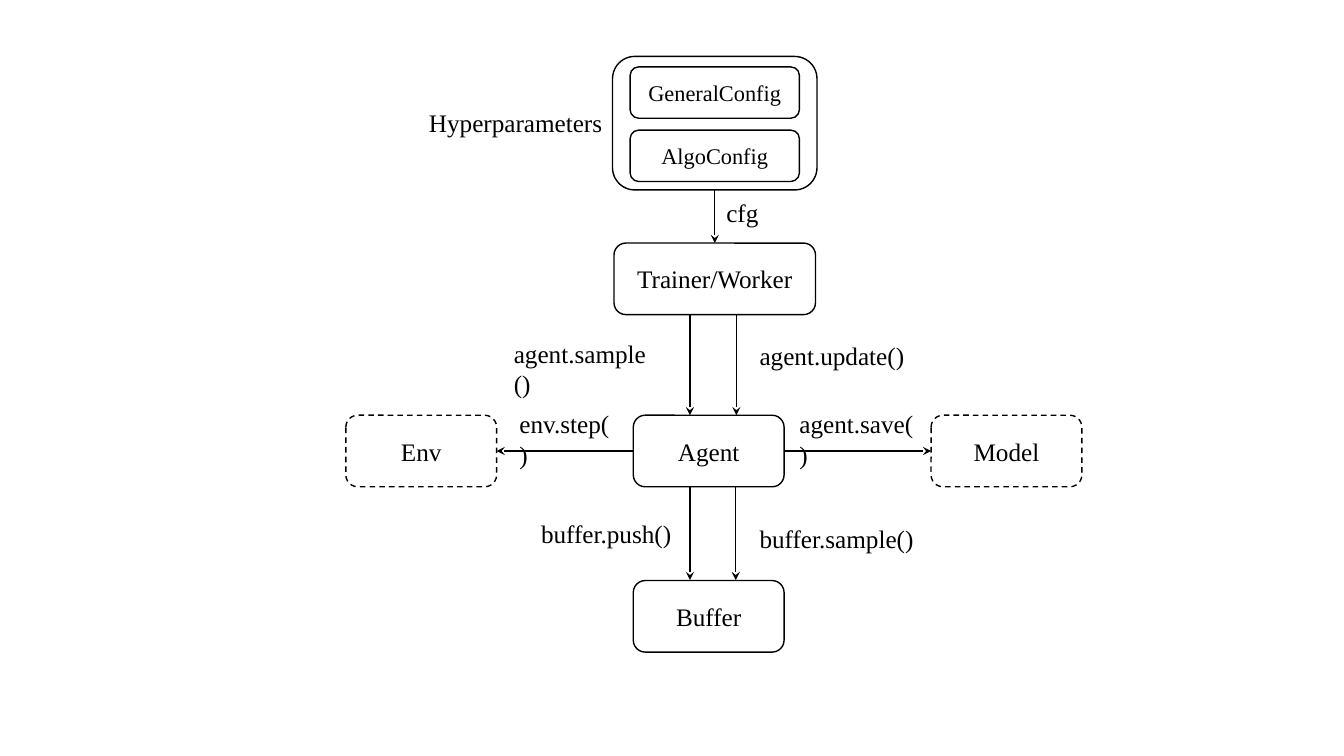
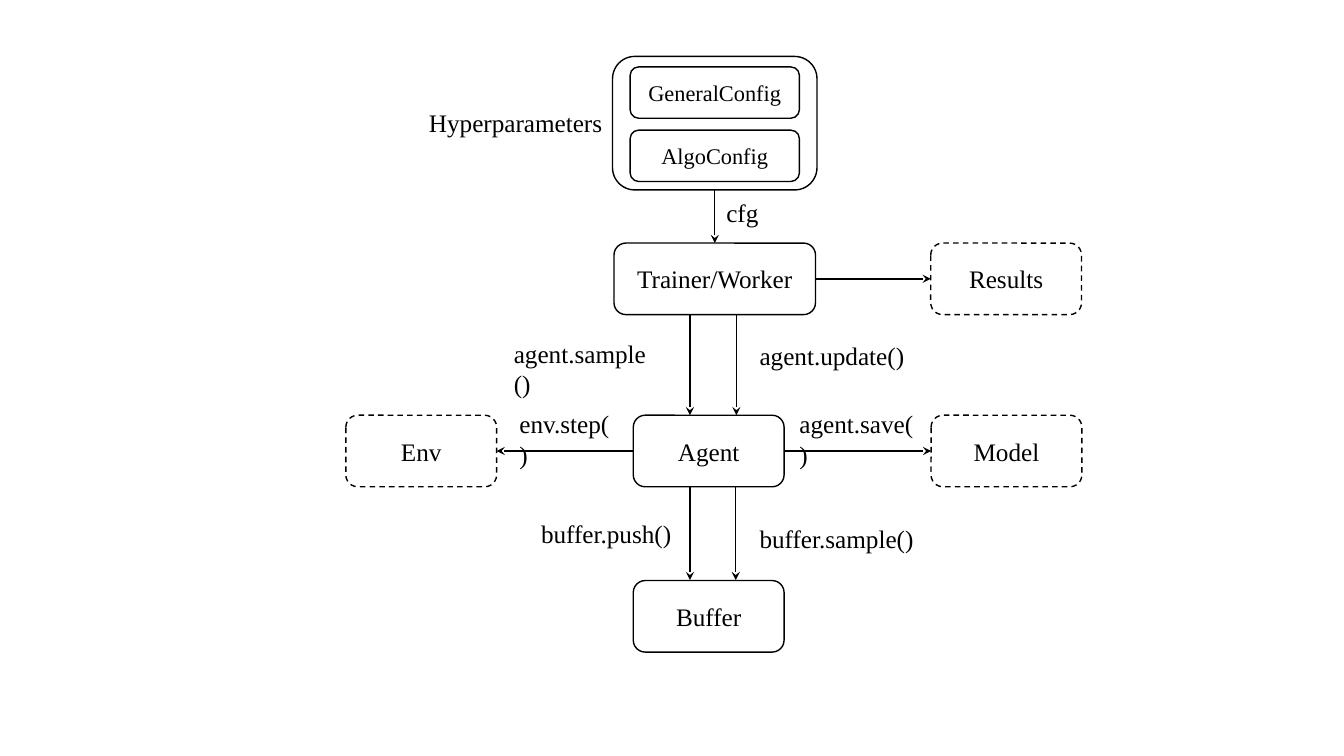
Before and after one commit to johnjim0816/joyrl-offline, a slide deck: slide 1 of docs/main.pptx. Drawn at 1344x756 pixels with LibreOffice and Linux fonts; fonts in the diff are those of the drawing. Boxes give left, top, right and bottom in pixels: in the first picture for what was removed or moved away, otherwise in the second. Text is boxed around its words. In the diff, an @@ line names an element or a change of style, - is before the commit and + after.

```diff
--- a/docs/main.pptx
+++ b/docs/main.pptx
@@ rounded rectangle added at <box>931,243,1082,315</box>, outline #000000 1 pt dashed, 18 pt, text #000000 @@
+Results
@@ arrow added from (816, 279) to (931, 279), #000000 1 pt @@
```
Also in this commit, not shown: 1 other slide changed.
